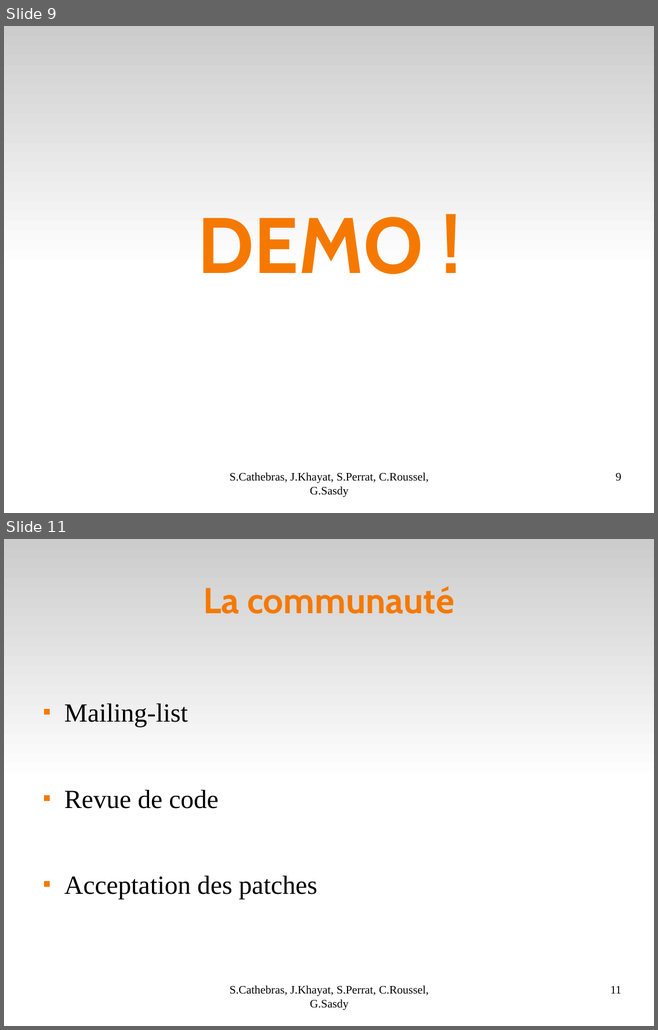
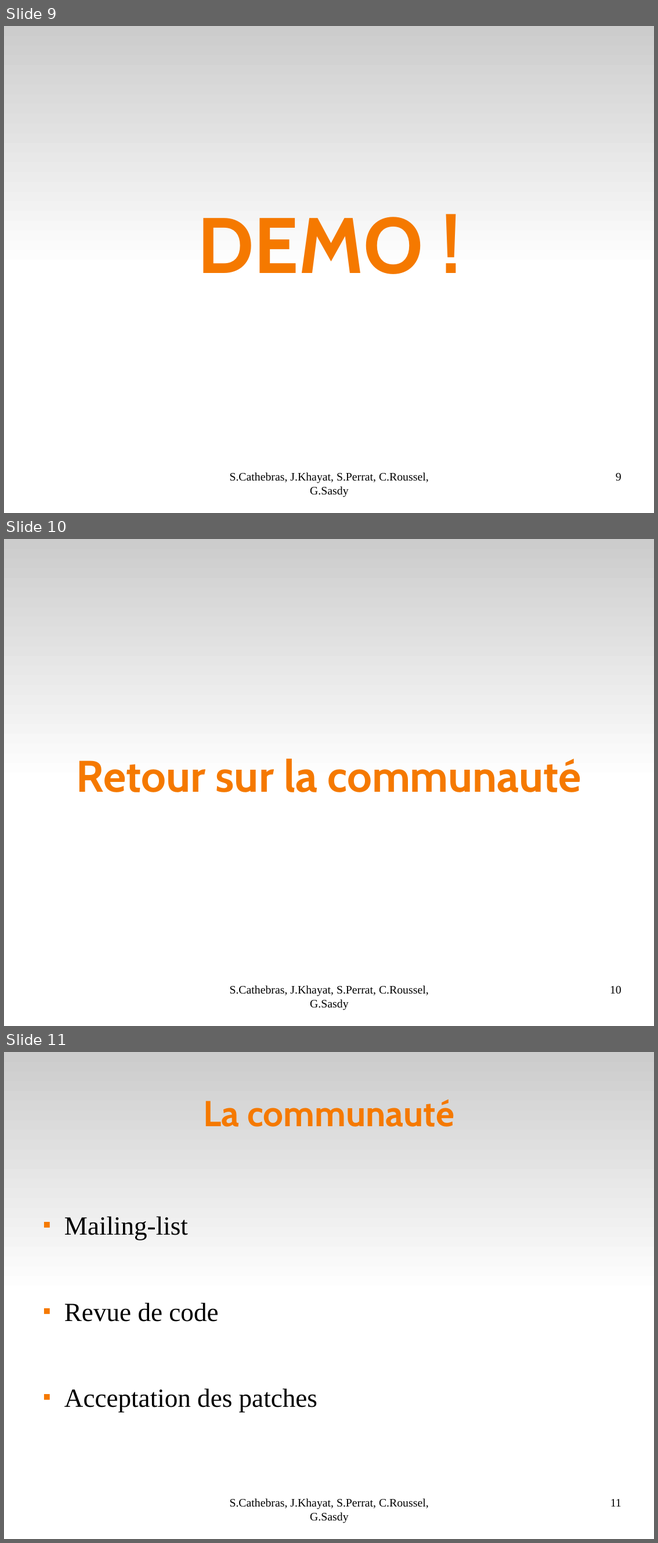
Before and after one commit to Darktrop/git-mediawiki-ensimag, a slide deck: sheme/presoutenance/Bilan.odp. Shown one above the other, each under a label of ours: slides 9 and 11 before the commit, slides 9, 10 and 11 after it; the slides between them are not shown. The pictures are 658x1030 and 658x1543 pixels, drawn with LibreOffice and Linux fonts; fonts in the diff are those of the drawing. Boxes give left, top, right and bottom in pixels: in the first picture for what was removed or moved away, otherwise in the second. Text is boxed around its words. In the diff, an @@ line names an element or a change of style, - is before the commit and + after.

Commit message:
maj

```diff
--- a/sheme/presoutenance/Bilan.odp
+++ b/sheme/presoutenance/Bilan.odp
@@ slide 10 added at [4,539,654,1026], background #FFFFFF; not listed: 1 template element that a slide beside it also shows @@
@@ title added at [76,758,581,792], 54 pt, text #F57900, bold @@
+Retour sur la communauté
@@ text added at [230,986,429,1011], 14 pt, text #000000 @@
+S.Cathebras, J.Khayat, S.Perrat, C.Roussel, G.Sasdy
@@ page number added at [610,986,621,994], 14 pt, text #000000 @@
+10
```
